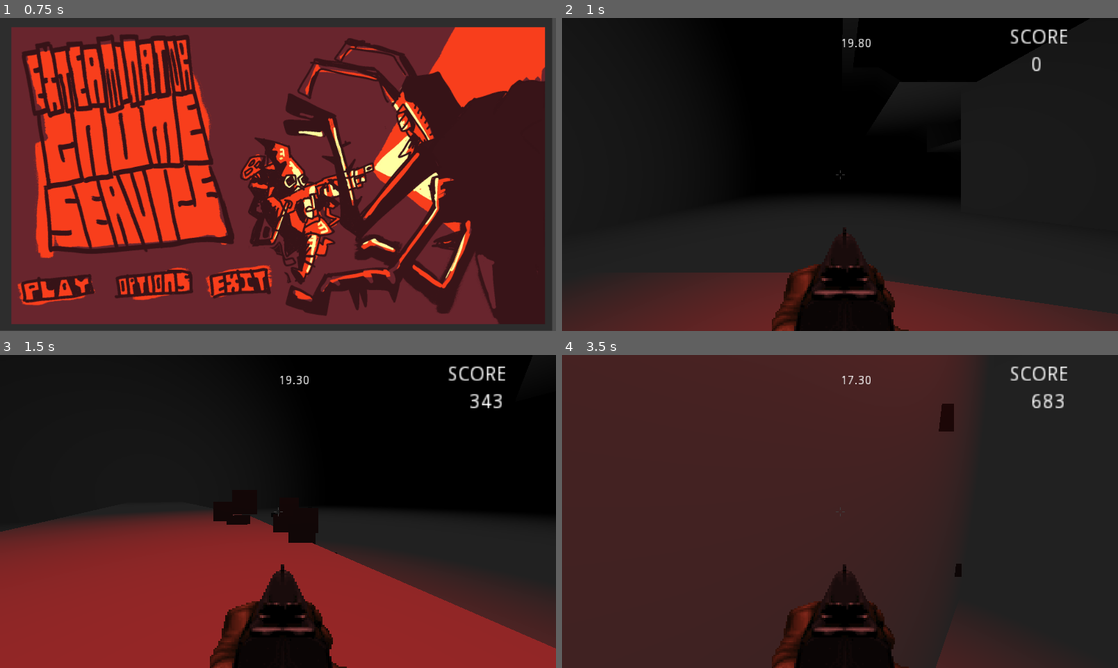
Above: before the commit, frames 1-4 (two rows, left to right).
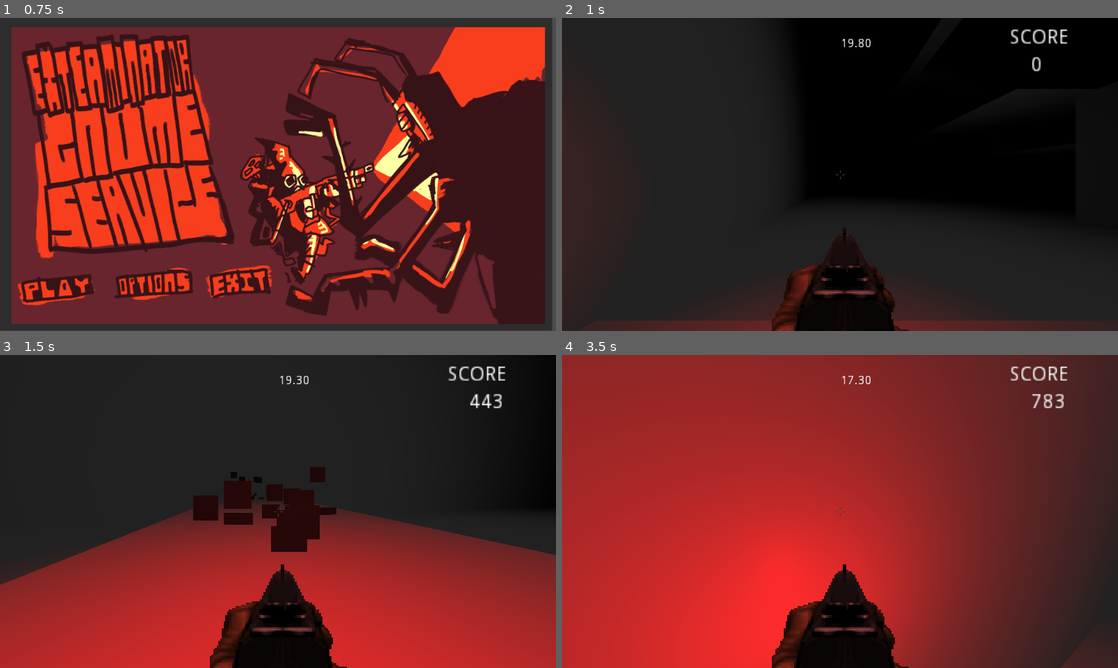
Above: after the commit, the same moments.

Repository: adrianriverof/extermination-gnome-service
Game: Godot game, scene res://scenes/intro2.tscn
Same seed, same stepped clock (60 frames per second), same inputs: the game is played once before the commit and once after it. The engine's default icon, where the game draws it, is replaced by a stand-in: a white triangle on a blue panel in a dark square.
Inputs (mouse positions are in pixels of both pictures, inside the frame that each line leads up to):
- Up to frame 1 (0.75 s): tap Enter (ui_accept) at 0.5, 0.6 s; move the mouse to (400, 158) at 0.52 s; hold D (move_right) from 0.53 s (still down); click (400, 158) at 0.67 s
- Up to frame 2 (1 s): keep holding D (move_right); tap Space (jump) at 0.77 s
- Up to frame 3 (1.5 s): move the mouse to (250, 511) at 1.27 s; release D (move_right) at 1.28 s; hold W (move_forward) from 1.28 s (still down); tap Shift (dash) at 1.35 s; click (250, 511) at 1.42 s
- Up to frame 4 (3.5 s): keep holding W (move_forward); tap Space (jump) at 1.52, 3.02 s; tap Enter (ui_accept) at 1.55, 2.3, 2.85 s; move the mouse to (851, 505) at 2.02 s; press the mouse at (851, 505) at 2.03 s; move the mouse to (834, 517) at 2.77 s; release the mouse at (834, 517) at 2.78 s; click (834, 517) at 2.92 s

Frame 1 is identical in both runs. In frame 2, 24% of the frame differs, in the area x 0-100%, y 0-100%; in frame 3, 48%; in frame 4, 91%.

Commit message:
chore: copiar player y test level a sus respectivos directorios desde el de prototipado

Diff:
--- /dev/null
+++ b/levels/test_level.gd
@@ -0,0 +1,54 @@
+extends Spatial
+
+
+export var reset_on_timeout = true
+
+export var total_time = 20
+onready var time_view = $UI/RichTextLabel
+var game_end = false
+
+
+var score = 0
+onready var score_view = $UI/ScoreLabel
+
+
+onready var results_menu = preload("res://scenes/results.tscn")
+
+func stop_player_control():
+	$Player.player_input_active = false
+
+func _ready():
+	get_tree().paused = false
+	Engine.time_scale = 1
+func _physics_process(delta):
+
+
+	score_view.text = str(score)
+
+	total_time -= delta
+
+	time_view.text = str("%2.2f" % total_time)
+
+	if total_time <= 0:
+		total_time = 0
+		if reset_on_timeout and !game_end:
+			game_end = true
+			show_results()
+			Engine.time_scale = 0.1
+
+
+
+func reload_level():
+	get_tree().reload_current_scene()
+
+func show_results():
+
+	add_child(results_menu.instance())
+	Input.set_mouse_mode(Input.MOUSE_MODE_VISIBLE)
+	#$Results.visible = true
+	$Player.pause_mode = Node.PAUSE_MODE_STOP
+	self.pause_mode = PAUSE_MODE_STOP
+
+
+func add_score(points:int):
+	score += points
--- a/levels/test_level.tscn
+++ b/levels/test_level.tscn
@@ -1,14 +1,11 @@
-[gd_scene load_steps=7 format=2]
+[gd_scene load_steps=8 format=2]
 
-[ext_resource path="res://Prototiping/player.tscn" type="PackedScene" id=1]
-[ext_resource path="res://Prototiping/3x3_texture_128.png" type="Texture" id=2]
+[ext_resource path="res://entities/player.tscn" type="PackedScene" id=1]
+[ext_resource path="res://NIVEL 8.glb" type="PackedScene" id=2]
 [ext_resource path="res://Prototiping/enemy.tscn" type="PackedScene" id=3]
-[ext_resource path="res://sound/20 sec game jam.mp3" type="AudioStream" id=4]
-
-[sub_resource type="SpatialMaterial" id=1]
-params_diffuse_mode = 1
-albedo_color = Color( 0.564706, 0.564706, 0.564706, 1 )
-albedo_texture = ExtResource( 2 )
+[ext_resource path="res://sound/20 sec game jam entera.ogg" type="AudioStream" id=4]
+[ext_resource path="res://Prototiping/test_level.gd" type="Script" id=5]
+[ext_resource path="res://entities/cucapared.tscn" type="PackedScene" id=6]
 
 [sub_resource type="Environment" id=2]
 ambient_light_color = Color( 0.141176, 0.141176, 0.141176, 1 )
@@ -17,61 +14,12 @@
 fog_depth_end = 33.0
 
 [node name="test_level" type="Spatial"]
-
-[node name="structure" type="Spatial" parent="."]
-
-[node name="CSGBox" type="CSGBox" parent="structure"]
-use_collision = true
-width = 38.5291
-height = 0.185475
-depth = 37.6862
-material = SubResource( 1 )
-
-[node name="CSGBox2" type="CSGBox" parent="structure"]
-transform = Transform( 1, 0, 0, 0, 1, 0, 0, 0, 1, 0, 16.5274, 0 )
-use_collision = true
-width = 38.5291
-height = 0.185475
-depth = 37.6862
-material = SubResource( 1 )
-
-[node name="CSGBox3" type="CSGBox" parent="structure"]
-transform = Transform( -4.37114e-08, -1, 0, 1, -4.37114e-08, 0, 0, 0, 1, -18.6012, 6.65565, -0.091011 )
-use_collision = true
-width = 38.5291
-height = 0.185475
-depth = 37.6862
-material = SubResource( 1 )
-
-[node name="CSGBox4" type="CSGBox" parent="structure"]
-transform = Transform( -4.37114e-08, -1, 0, 1, -4.37114e-08, 0, 0, 0, 1, 19.6065, 6.65565, -0.091011 )
-use_collision = true
-width = 38.5291
-height = 0.185475
-depth = 37.6862
-material = SubResource( 1 )
-
-[node name="CSGBox5" type="CSGBox" parent="structure"]
-transform = Transform( 4.0275e-15, 4.37114e-08, 1, 1, -4.37114e-08, -2.11682e-15, 4.37114e-08, 1, -4.37114e-08, 1.71716, 6.65565, 19.0652 )
-use_collision = true
-width = 38.5291
-height = 0.185475
-depth = 72.8953
-material = SubResource( 1 )
-
-[node name="CSGBox6" type="CSGBox" parent="structure"]
-transform = Transform( 4.0275e-15, 4.37114e-08, 1, 1, -4.37114e-08, -2.11682e-15, 4.37114e-08, 1, -4.37114e-08, -0.711871, 6.65565, -19.1563 )
-use_collision = true
-width = 38.5291
-height = 0.185475
-depth = 51.48
-material = SubResource( 1 )
+script = ExtResource( 5 )
 
 [node name="Player" parent="." instance=ExtResource( 1 )]
-transform = Transform( 1, 0, 0, 0, 1, 0, 0, 0, 1, 7.56329, 1.55368, 4.3586 )
+transform = Transform( 1, 0, 0, 0, 1, 0, 0, 0, 1, -40.4154, 1.77457, 0 )
 
 [node name="OmniLight" type="OmniLight" parent="Player"]
-transform = Transform( 1, 0, 0, 0, 1, 0, 0, 0, 1, 0, 2.88467, 0 )
 light_color = Color( 1, 0.0470588, 0.0470588, 1 )
 omni_range = 7.915
 
@@ -89,13 +37,52 @@
 transform = Transform( 1, 0, 0, 0, 1, 0, 0, 0, 1, -2.70742, 1.10682, -8.28389 )
 
 [node name="enemy3" parent="." instance=ExtResource( 3 )]
-transform = Transform( 1, 0, 0, 0, 1, 0, 0, 0, 1, -9.94875, 1.10682, -8.28389 )
+transform = Transform( 1, 0, 0, 0, 1, 0, 0, 0, 1, -5.02425, 1.10682, -8.28389 )
 
 [node name="enemy4" parent="." instance=ExtResource( 3 )]
-transform = Transform( 1, 0, 0, 0, 1, 0, 0, 0, 1, -9.94875, 1.10682, -3.53596 )
+transform = Transform( 1, 0, 0, 0, 1, 0, 0, 0, 1, -5.22008, 1.10682, -2.71592 )
 
 [node name="WorldEnvironment" type="WorldEnvironment" parent="."]
 environment = SubResource( 2 )
 
 [node name="AudioStreamPlayer" type="AudioStreamPlayer" parent="."]
+pause_mode = 2
 stream = ExtResource( 4 )
+autoplay = true
+
+[node name="NIVEL 8" parent="." instance=ExtResource( 2 )]
+transform = Transform( 1, 0, 0, 0, 1, 0, 0, 0, 1, -4.981, -0.979128, -2.39618 )
+
+[node name="UI" type="Control" parent="."]
+margin_right = 1920.0
+margin_bottom = 1080.0
+
+[node name="RichTextLabel" type="RichTextLabel" parent="UI"]
+anchor_left = 0.5
+anchor_top = 0.061
+anchor_right = 0.5
+anchor_bottom = 0.061
+margin_right = 97.0
+margin_bottom = 67.0
+rect_scale = Vector2( 3, 3 )
+text = "rtrtrtr"
+
+[node name="Label" type="Label" parent="UI"]
+margin_left = 1545.0
+margin_top = 32.0
+margin_right = 1586.0
+margin_bottom = 63.0
+rect_scale = Vector2( 5, 5 )
+text = "SCORE
+"
+
+[node name="ScoreLabel" type="RichTextLabel" parent="UI"]
+margin_left = 1618.0
+margin_top = 127.0
+margin_right = 1676.0
+margin_bottom = 159.0
+rect_scale = Vector2( 5, 5 )
+text = "0"
+
+[node name="Cucapared" parent="." instance=ExtResource( 6 )]
+transform = Transform( 0.0385845, 0.576247, -0.816364, -0.0272052, 0.817276, 0.575604, 0.998885, 0, 0.0472111, -7.03172, 11.5375, -21.6902 )
--- /dev/null
+++ b/levels/unused/test_level.tscn
@@ -0,0 +1,101 @@
+[gd_scene load_steps=7 format=2]
+
+[ext_resource path="res://Prototiping/player.tscn" type="PackedScene" id=1]
+[ext_resource path="res://Prototiping/3x3_texture_128.png" type="Texture" id=2]
+[ext_resource path="res://Prototiping/enemy.tscn" type="PackedScene" id=3]
+[ext_resource path="res://sound/20 sec game jam.mp3" type="AudioStream" id=4]
+
+[sub_resource type="SpatialMaterial" id=1]
+params_diffuse_mode = 1
+albedo_color = Color( 0.564706, 0.564706, 0.564706, 1 )
+albedo_texture = ExtResource( 2 )
+
+[sub_resource type="Environment" id=2]
+ambient_light_color = Color( 0.141176, 0.141176, 0.141176, 1 )
+fog_enabled = true
+fog_color = Color( 0, 0, 0, 1 )
+fog_depth_end = 33.0
+
+[node name="test_level" type="Spatial"]
+
+[node name="structure" type="Spatial" parent="."]
+
+[node name="CSGBox" type="CSGBox" parent="structure"]
+use_collision = true
+width = 38.5291
+height = 0.185475
+depth = 37.6862
+material = SubResource( 1 )
+
+[node name="CSGBox2" type="CSGBox" parent="structure"]
+transform = Transform( 1, 0, 0, 0, 1, 0, 0, 0, 1, 0, 16.5274, 0 )
+use_collision = true
+width = 38.5291
+height = 0.185475
+depth = 37.6862
+material = SubResource( 1 )
+
+[node name="CSGBox3" type="CSGBox" parent="structure"]
+transform = Transform( -4.37114e-08, -1, 0, 1, -4.37114e-08, 0, 0, 0, 1, -18.6012, 6.65565, -0.091011 )
+use_collision = true
+width = 38.5291
+height = 0.185475
+depth = 37.6862
+material = SubResource( 1 )
+
+[node name="CSGBox4" type="CSGBox" parent="structure"]
+transform = Transform( -4.37114e-08, -1, 0, 1, -4.37114e-08, 0, 0, 0, 1, 19.6065, 6.65565, -0.091011 )
+use_collision = true
+width = 38.5291
+height = 0.185475
+depth = 37.6862
+material = SubResource( 1 )
+
+[node name="CSGBox5" type="CSGBox" parent="structure"]
+transform = Transform( 4.0275e-15, 4.37114e-08, 1, 1, -4.37114e-08, -2.11682e-15, 4.37114e-08, 1, -4.37114e-08, 1.71716, 6.65565, 19.0652 )
+use_collision = true
+width = 38.5291
+height = 0.185475
+depth = 72.8953
+material = SubResource( 1 )
+
+[node name="CSGBox6" type="CSGBox" parent="structure"]
+transform = Transform( 4.0275e-15, 4.37114e-08, 1, 1, -4.37114e-08, -2.11682e-15, 4.37114e-08, 1, -4.37114e-08, -0.711871, 6.65565, -19.1563 )
+use_collision = true
+width = 38.5291
+height = 0.185475
+depth = 51.48
+material = SubResource( 1 )
+
+[node name="Player" parent="." instance=ExtResource( 1 )]
+transform = Transform( 1, 0, 0, 0, 1, 0, 0, 0, 1, 7.56329, 1.55368, 4.3586 )
+
+[node name="OmniLight" type="OmniLight" parent="Player"]
+transform = Transform( 1, 0, 0, 0, 1, 0, 0, 0, 1, 0, 2.88467, 0 )
+light_color = Color( 1, 0.0470588, 0.0470588, 1 )
+omni_range = 7.915
+
+[node name="SpotLight" type="SpotLight" parent="Player"]
+visible = false
+light_color = Color( 1, 0, 0, 1 )
+light_energy = 8.166
+spot_range = 8.45164
+spot_angle = 31.9111
+
+[node name="enemy" parent="." instance=ExtResource( 3 )]
+transform = Transform( 1, 0, 0, 0, 1, 0, 0, 0, 1, 0, 1.10682, 0 )
+
+[node name="enemy2" parent="." instance=ExtResource( 3 )]
+transform = Transform( 1, 0, 0, 0, 1, 0, 0, 0, 1, -2.70742, 1.10682, -8.28389 )
+
+[node name="enemy3" parent="." instance=ExtResource( 3 )]
+transform = Transform( 1, 0, 0, 0, 1, 0, 0, 0, 1, -9.94875, 1.10682, -8.28389 )
+
+[node name="enemy4" parent="." instance=ExtResource( 3 )]
+transform = Transform( 1, 0, 0, 0, 1, 0, 0, 0, 1, -9.94875, 1.10682, -3.53596 )
+
+[node name="WorldEnvironment" type="WorldEnvironment" parent="."]
+environment = SubResource( 2 )
+
+[node name="AudioStreamPlayer" type="AudioStreamPlayer" parent="."]
+stream = ExtResource( 4 )
--- a/scenes/intro2.tscn
+++ b/scenes/intro2.tscn
@@ -493,7 +493,7 @@
 visible = false
 position = Vector2( 960, 540 )
 frames = SubResource( 1 )
-frame = 2
+frame = 8
 playing = true
 
 [node name="Banda" type="Sprite" parent="INTROPLAYER"]
--- a/scenes/main_menu.gd
+++ b/scenes/main_menu.gd
@@ -6,7 +6,7 @@
 
 func go_to_level():
 	print("nos vamos al nivel")
-	get_tree().change_scene("res://Prototiping/test_level.tscn")
+	get_tree().change_scene("res://levels/test_level.tscn")
 
 
 func _input(event):
Renamed: levels/NIVEL 3.tscn -> levels/unused/NIVEL 3.tscn
Renamed: levels/prueba 1.tscn -> levels/unused/prueba 1.tscn
